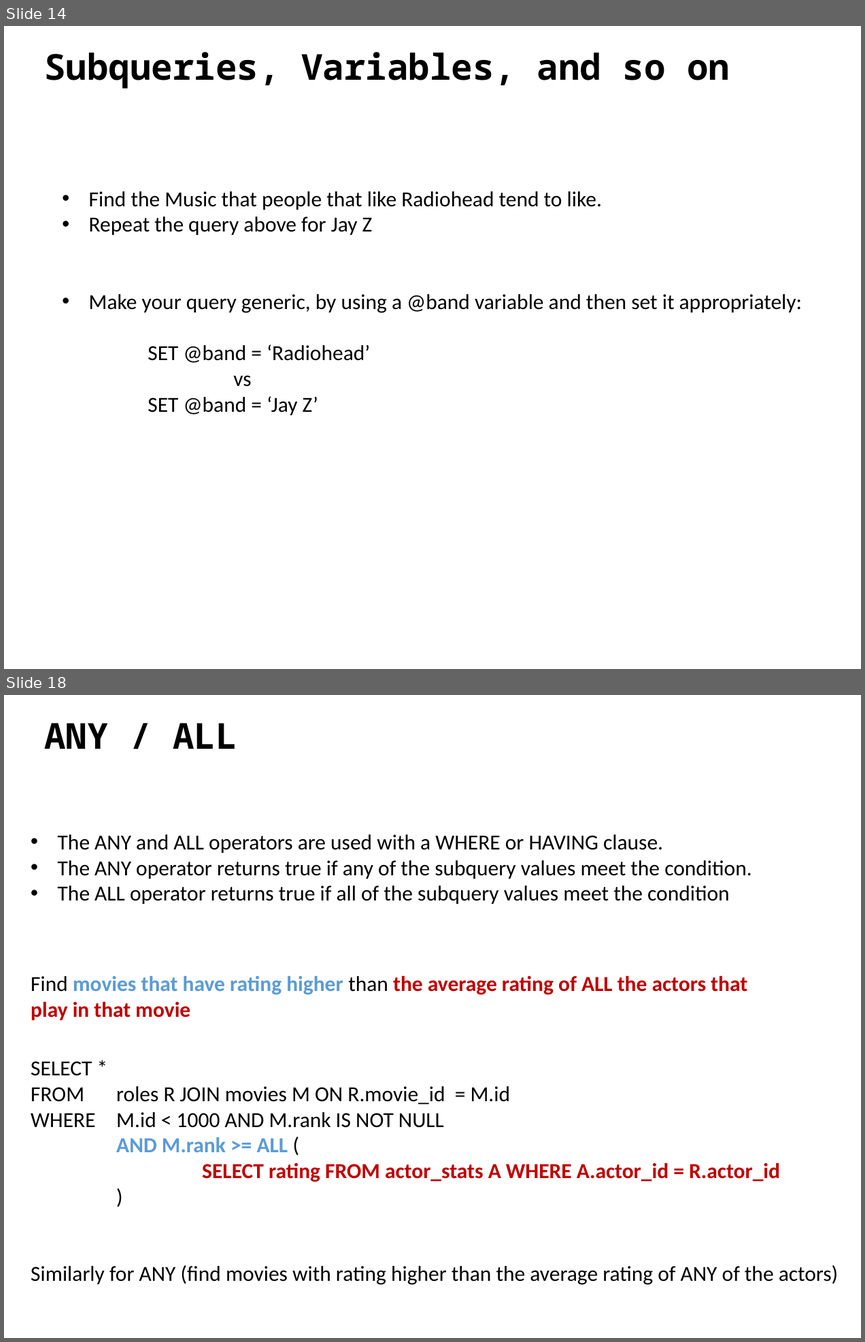
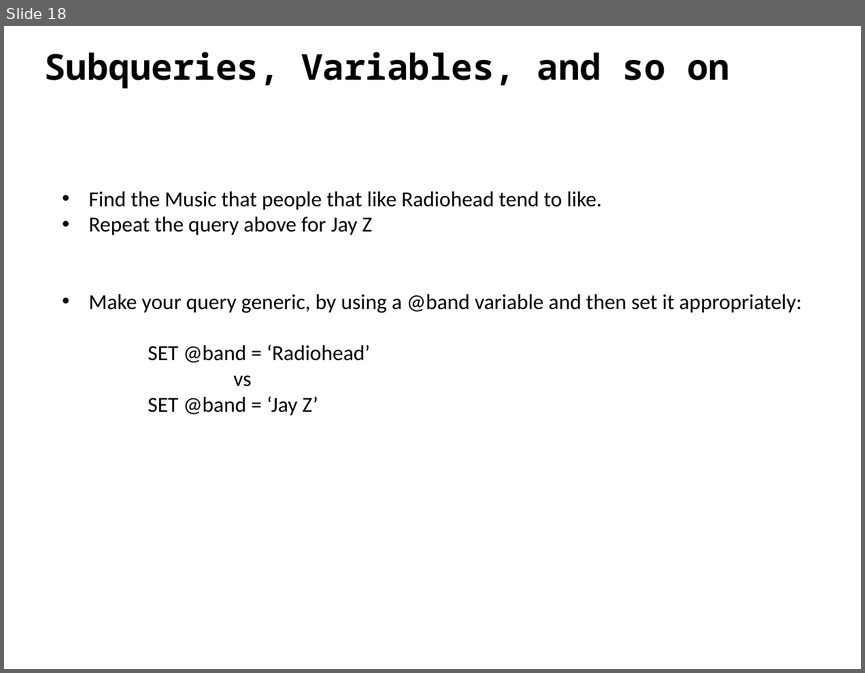
Before and after one commit to ipeirotis/introduction-to-databases, a slide deck: session6/F-SQL_Subqueries.pptx. Shown one above the other, each under a label of ours: slides 14 and 18 before the commit, slide 18 after it; the slides between them are not shown. The pictures are 865x1342 and 865x673 pixels, drawn with LibreOffice and Linux fonts; fonts in the diff are those of the drawing. Boxes give left, top, right and bottom in pixels: in the first picture for what was removed or moved away, otherwise in the second. Text is boxed around its words. In the diff, an @@ line names an element or a change of style, - is before the commit and + after.

```diff
--- a/session6/F-SQL_Subqueries.pptx
+++ b/session6/F-SQL_Subqueries.pptx
@@ slide 18 removed at (4, 695, 861, 1338), background #FFFFFF @@
@@ text removed at (44, 723, 237, 749) @@
-ANY / ALL
@@ text removed at (58, 834, 751, 904) @@
-• The ANY and ALL operators are used with a WHERE or HAVING clause.
-• The ANY operator returns true if any of the subquery values meet the condition.
-• The ALL operator returns true if all of the subquery values meet the condition
@@ text removed at (31, 976, 747, 1020) @@
-Find movies that have rating higher than the average rating of ALL the actors that play in that movie
@@ text removed at (31, 1061, 838, 1285) @@
-SELECT *
-FROM roles R JOIN movies M ON R.movie_id = M.id
-WHERE M.id < 1000 AND M.rank IS NOT NULL
-AND M.rank >= ALL (
-SELECT rating FROM actor_stats A WHERE A.actor_id = R.actor_id
-)
-Similarly for ANY (find movies with rating higher than the average rating of ANY of the actors)
@@ what was slide 14 is now slide 18 @@
```
Also in this commit, not shown: 5 slides changed, 7 slides added, 3 other slides removed.
